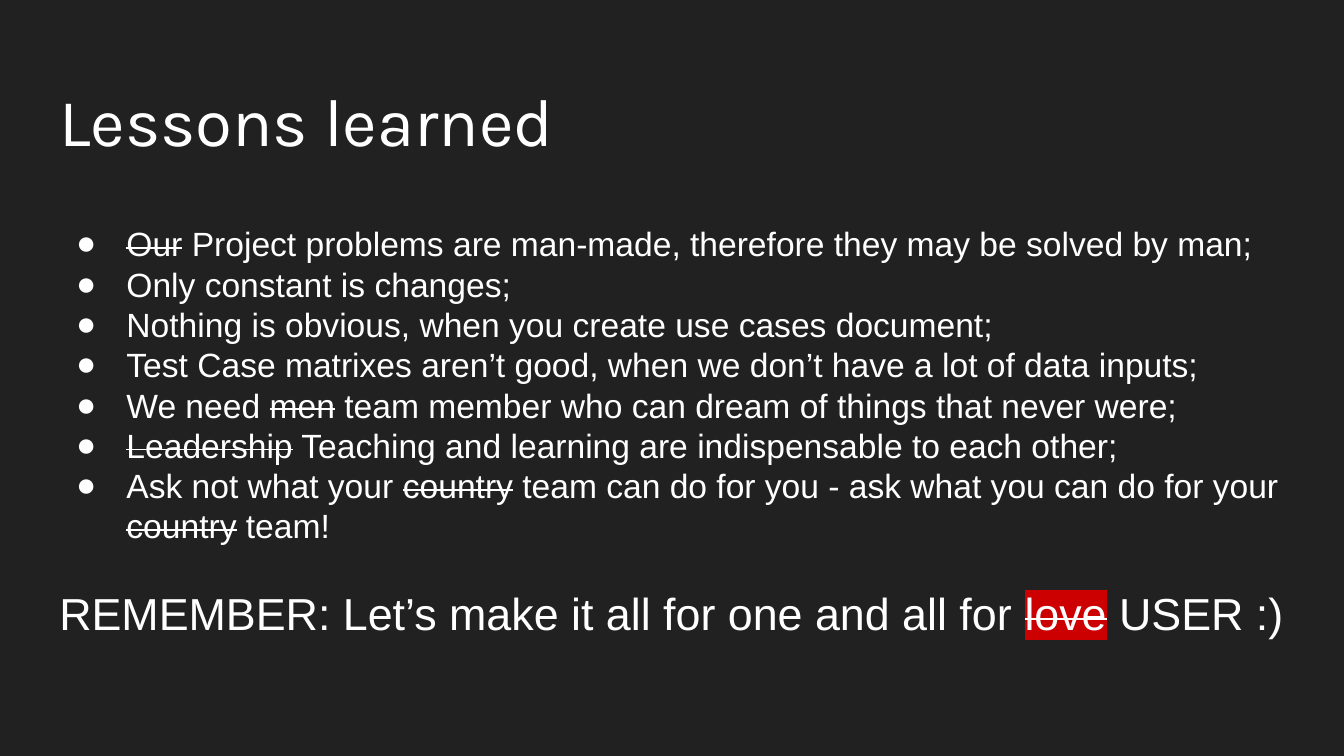
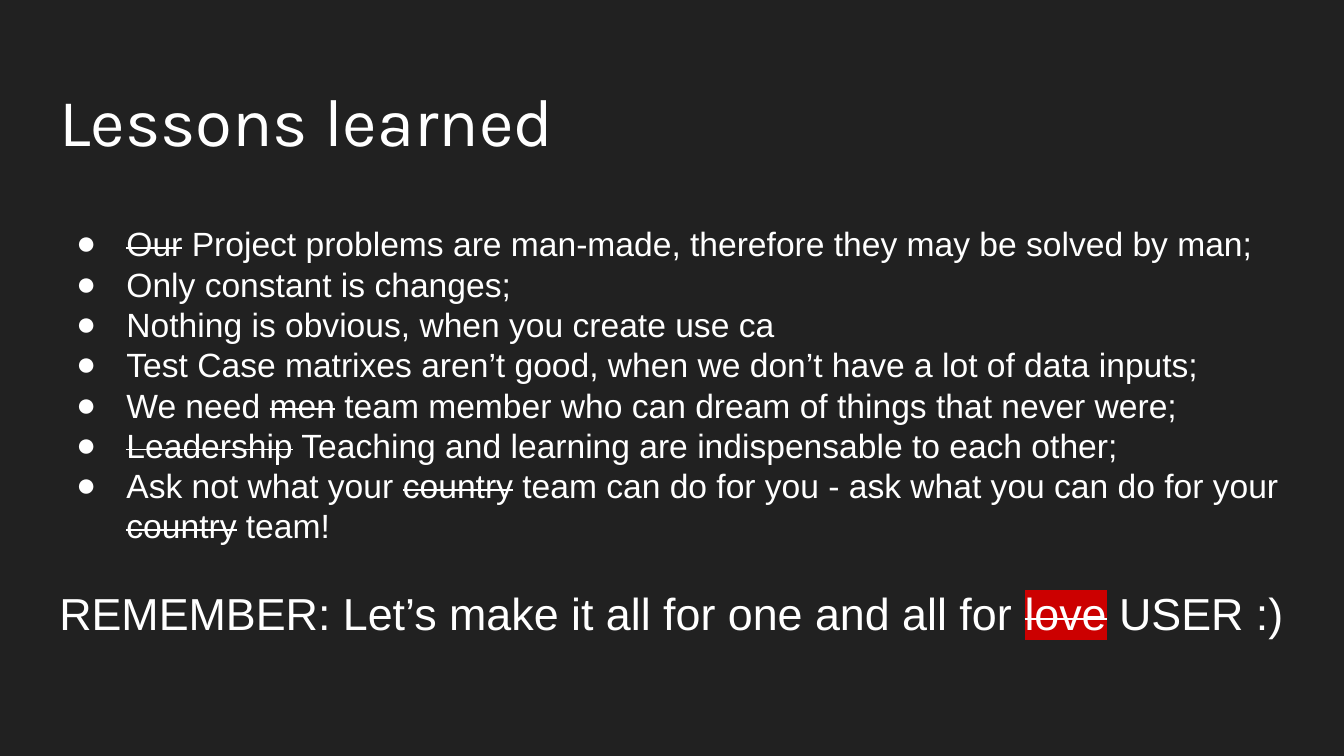
Before and after one commit to akassama/RoomServe, a slide deck: slide 11 of InnoCalendar Telegram Bot Unit testing.pptx (slide 10 before the commit). Drawn at 1344x756 pixels with LibreOffice and Linux fonts; fonts in the diff are those of the drawing. Boxes give left, top, right and bottom in pixels: in the first picture for what was removed or moved away, otherwise in the second. Text is boxed around its words. In the diff, an @@ line names an element or a change of style, - is before the commit and + after.

```diff
--- a/InnoCalendar Telegram Bot Unit testing.pptx
+++ b/InnoCalendar Telegram Bot Unit testing.pptx
@@ text at (126,312,774,343): text changed @@
-● Nothing is obvious, when you create use cases document;
+● Nothing is obvious, when you create use ca
```
Also in this commit, not shown: 2 other slides changed, 1 slide added.
